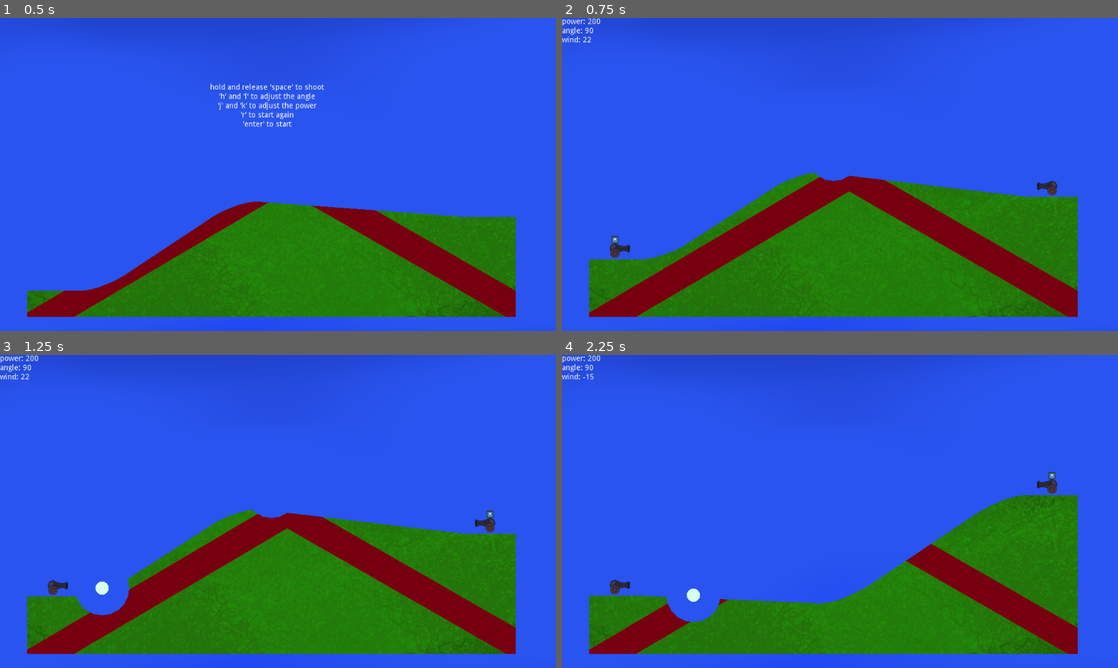
Above: before the commit, frames 1-4 (two rows, left to right).
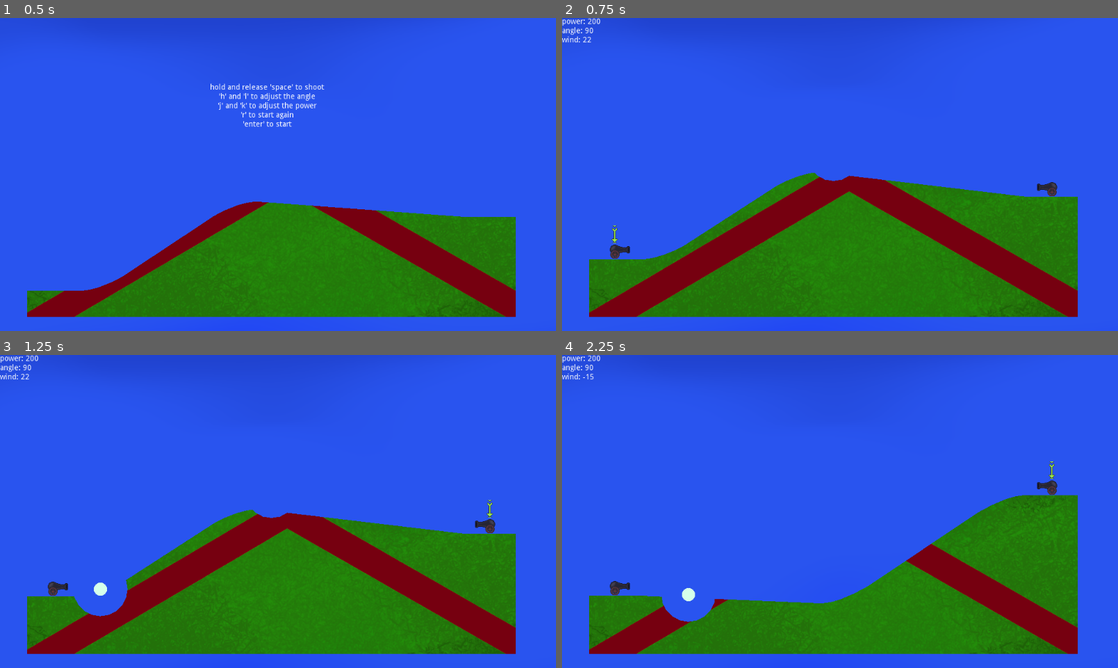
Above: after the commit, the same moments.

Repository: brianrrichter/gd_cannon
Game: Godot game, scene res://Main.tscn
The game is run twice, just before and just after one commit, with the same random seed, the same clock (stepped at 60 frames per second) and the same inputs. The engine's default icon, where the game draws it, is replaced by a stand-in: a white triangle on a blue panel in a dark square.
Inputs:
- Up to frame 1 (0.5 s): no input
- Up to frame 2 (0.75 s): tap Enter at 0.5 s; tap T at 0.6 s
- Up to frame 3 (1.25 s): tap Space at 0.77 s
- Up to frame 4 (2.25 s): tap R at 1.35 s; tap Space at 1.52, 2 s; tap Enter at 2.1 s

Frame 1 is identical in both runs. In frame 2, 0.2% of the frame differs, in the area x 8-90%, y 52-77%; in frame 3, 0.3%; in frame 4, 0.4%, in the area x 8-90%, y 34-86%.

Commit message:
* dev: current player indicator sprite

Diff:
--- a/scenes/Player.tscn
+++ b/scenes/Player.tscn
@@ -1,5 +1,6 @@
-[gd_scene load_steps=5 format=2]
+[gd_scene load_steps=6 format=2]
 
+[ext_resource path="res://images/current_player.png" type="Texture" id=1]
 [ext_resource path="res://scripts/Player.gd" type="Script" id=2]
 [ext_resource path="res://icon.png" type="Texture" id=3]
 [ext_resource path="res://images/cannon_spritesheet.png" type="Texture" id=4]
@@ -14,12 +15,11 @@
 shape = SubResource( 1 )
 
 [node name="currentPlayerIndication" type="Sprite" parent="."]
-position = Vector2( 0, -25.9595 )
-scale = Vector2( 0.211171, 0.211171 )
-texture = ExtResource( 3 )
+position = Vector2( 0, -36.227 )
+texture = ExtResource( 1 )
 
 [node name="Cannon" type="Sprite" parent="."]
-position = Vector2( 0.0311451, -0.0570393 )
+position = Vector2( 0.0311451, 1.94296 )
 texture = ExtResource( 4 )
 offset = Vector2( 8.9587, -5.56161 )
 region_enabled = true
Binary file added: images/current_player.png
Not shown, added: images/current_player.png.import
